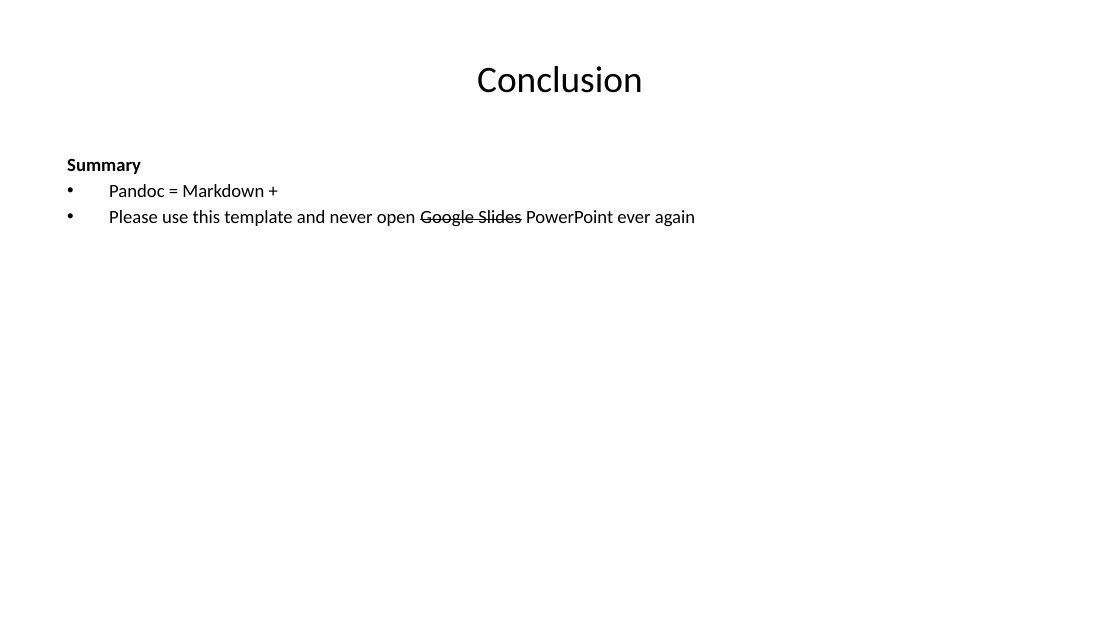
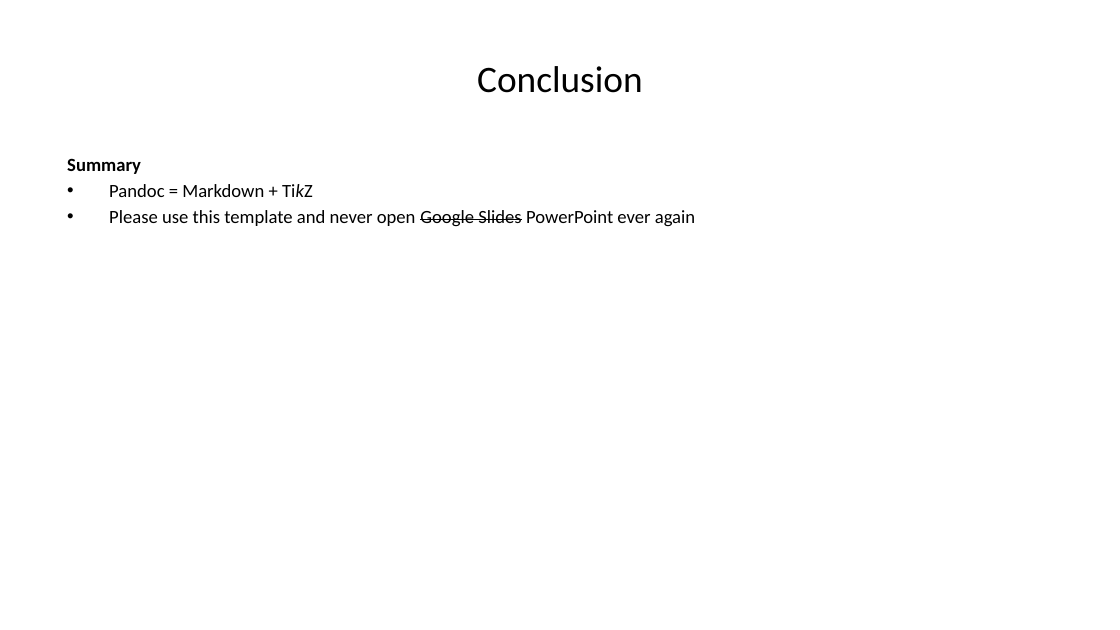
Before and after one commit to liontiger23/presentation-template, a slide deck: slide 6 of publish/sample.pptx (slide 5 before the commit). Drawn at 1120x630 pixels with LibreOffice and Linux fonts; fonts in the diff are those of the drawing. Boxes give left, top, right and bottom in pixels: in the first picture for what was removed or moved away, otherwise in the second. Text is boxed around its words. In the diff, an @@ line names an element or a change of style, - is before the commit and + after.

```diff
--- a/publish/sample.pptx
+++ b/publish/sample.pptx
@@ text at box(109, 184, 313, 197): text changed @@
-• Pandoc = Markdown +
+• Pandoc = Markdown + TikZ
```
Also in this commit, not shown: 1 other slide changed, 4 slides added, 2 slides removed, 2 other files.
